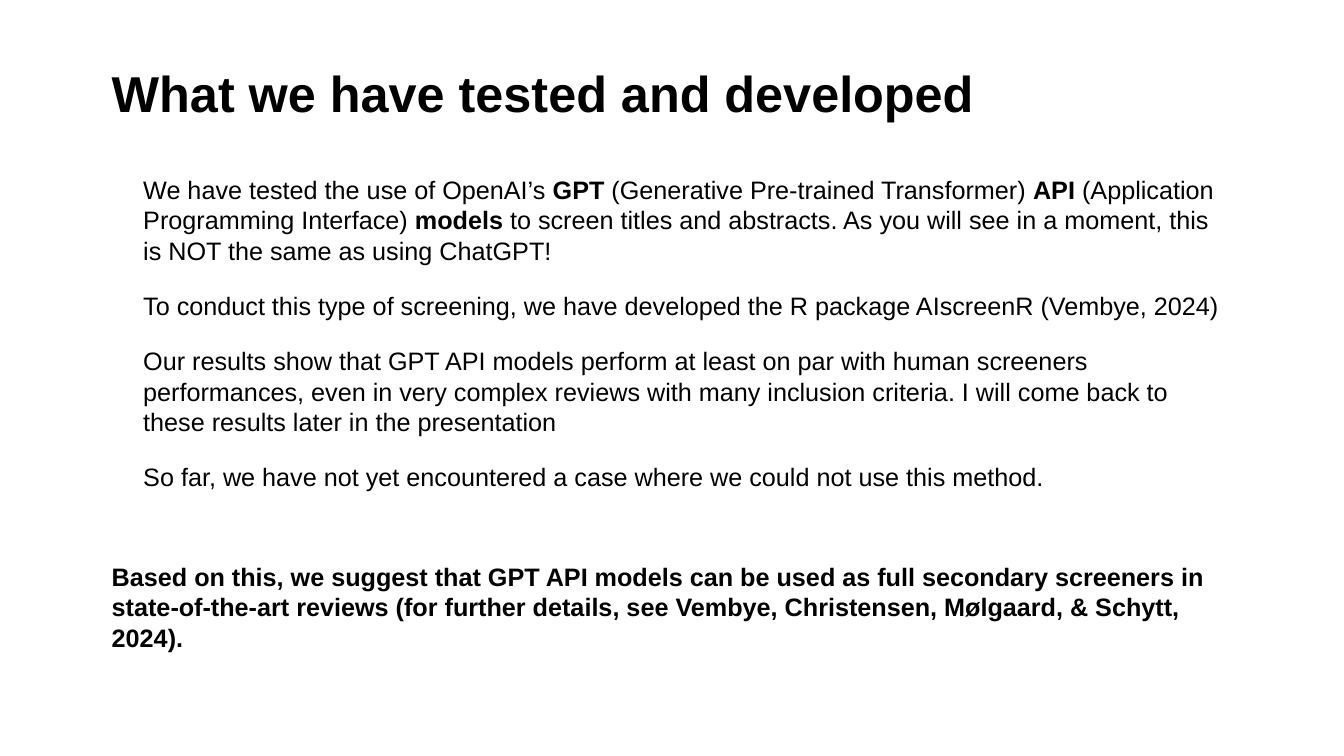
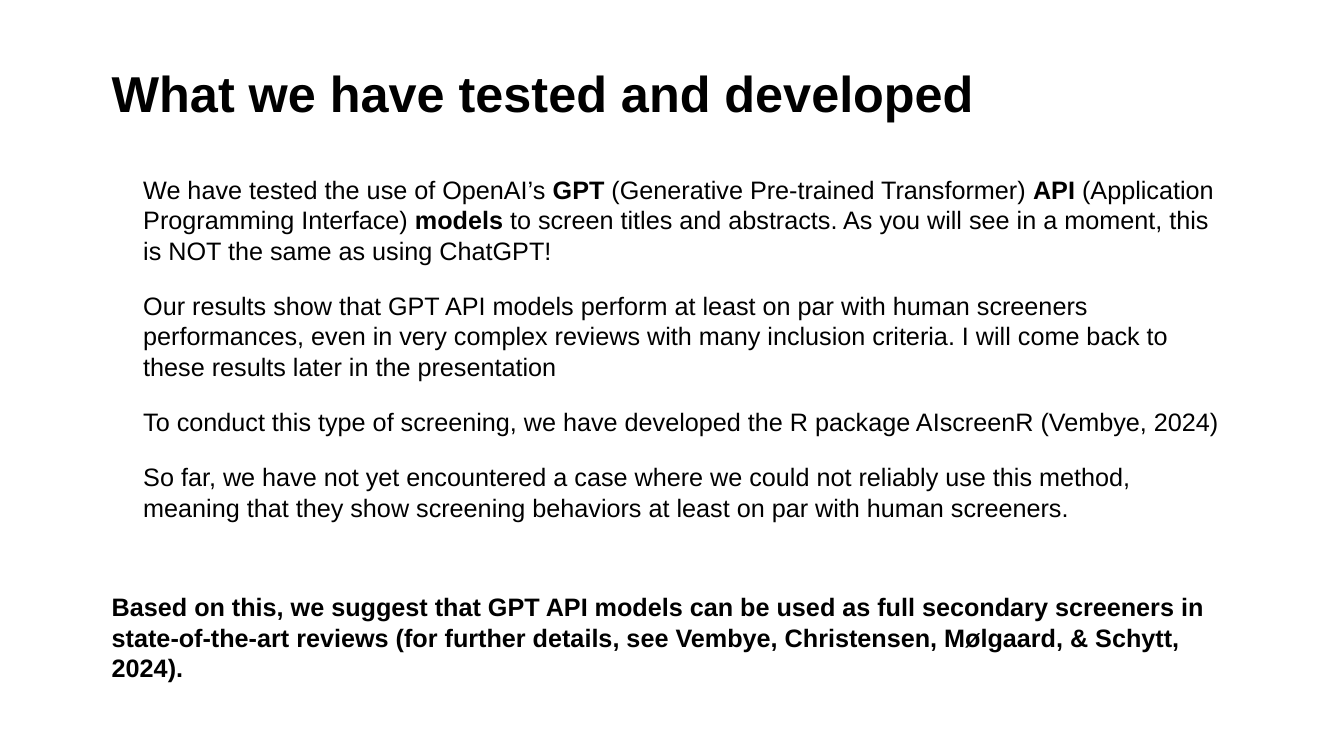
Before and after one commit to MikkelVembye/SRMA-SIG-presentation, a slide deck: slide 4 of SRMA SIG presentation 2024.potx.pptx. Drawn at 1344x756 pixels with LibreOffice and Linux fonts; fonts in the diff are those of the drawing; background and template pictures are left out. Boxes give left, top, right and bottom in pixels: in the first picture for what was removed or moved away, otherwise in the second. Text is boxed around its words. In the diff, an @@ line names an element or a change of style, - is before the commit and + after.

Commit message:
141124 1625

```diff
--- a/SRMA SIG presentation 2024.potx.pptx
+++ b/SRMA SIG presentation 2024.potx.pptx
@@ text at box(143, 296, 1168, 381): paragraph added @@
+• Our results show that GPT API models perform at least on par with human screeners performances, even in very complex reviews with many inclusion criteria. I will come back to these results later in the presentation
@@ text at box(143, 467, 1130, 522): text changed @@
-• Our results show that GPT API models perform at least on par with human screeners performances, even in very complex reviews with many inclusion criteria. I will come back to these results later in the presentation
-• So far, we have not yet encountered a case where we could not use this method.
+• So far, we have not yet encountered a case where we could not reliably use this method, meaning that they show screening behaviors at least on par with human screeners.
```
Also in this commit, not shown: 4 other slides changed, 1 slide added, 1 slide removed.
